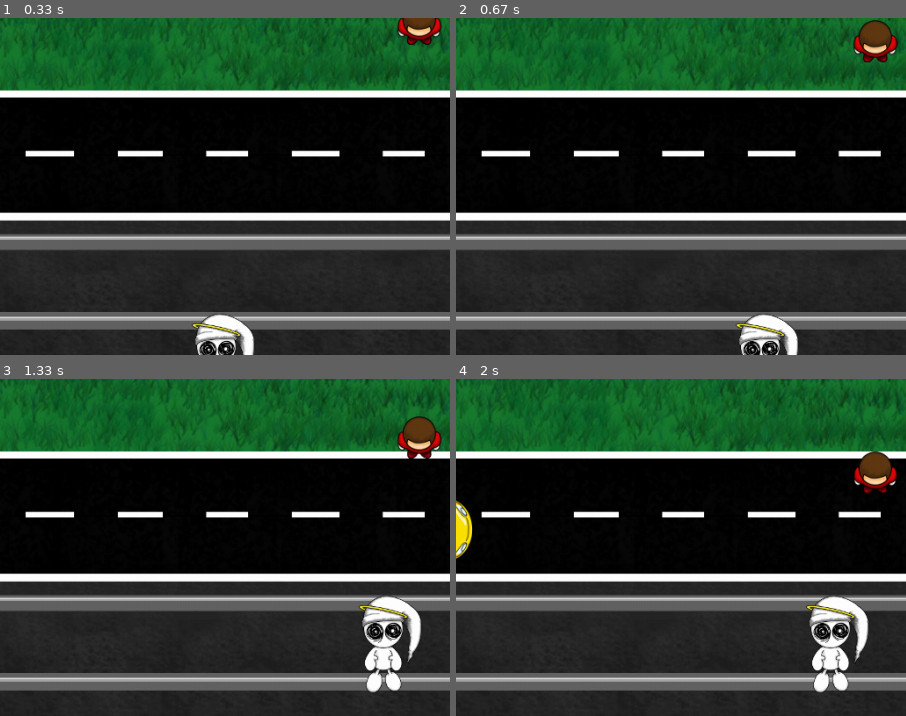
Above: before the commit, frames 1-4 (two rows, left to right).
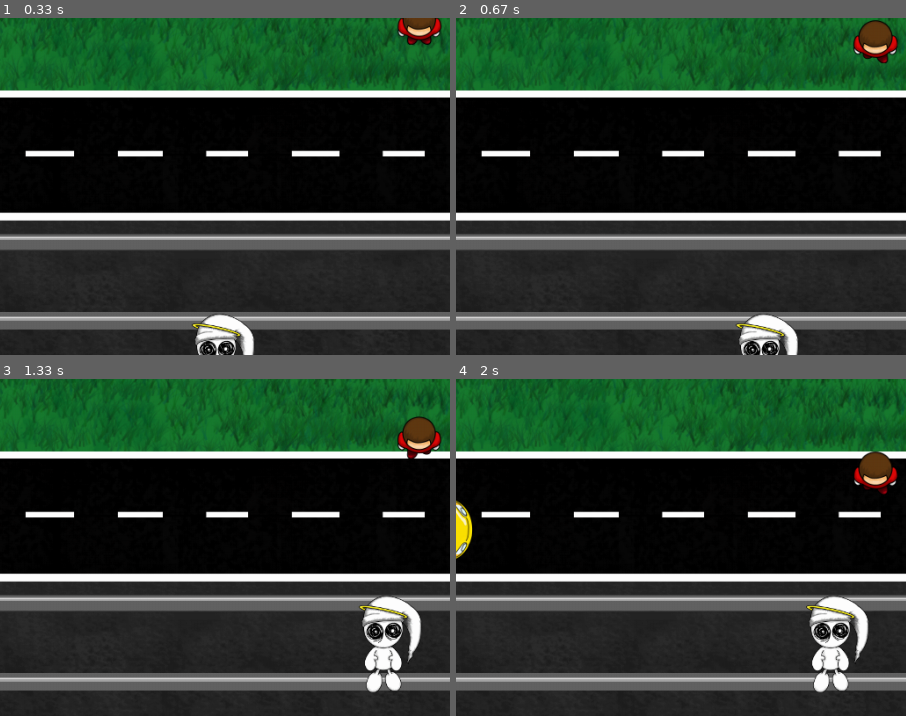
Above: after the commit, the same moments.

Repository: DanielKinsman/ghost-safety-squad-tigjamau
Game: pygame game, started from game.py
Two runs of this game, one before a commit and one after it. Both use one fixed random seed, a clock stepped at 60 frames per second and the inputs below. The source is Python 2; it was converted automatically to run under Python 3.
Inputs:
- Up to frame 1 (0.33 s): no input
- Up to frame 2 (0.67 s): hold D from 0.33 s (still down)
- Up to frame 3 (1.33 s): release D at 0.8 s; hold W 0.83-1.13 s; hold D from 1.17 s (still down)
- Up to frame 4 (2 s): release D at 1.63 s; hold A from 1.67 s (still down)
The pictures show only the part of the screen within x 27-77%, y 2-52%; the shares and areas given below are measured in that part.

Frame 1 is identical in both runs. In frame 2, 0.1% of the frame differs, in the area x 88-99%, y 2-14%; in frame 3, 0.2%, in the area x 88-98%, y 15-24%; in frame 4, 0.1%.

Commit message:
Walking animation

Diff:
--- a/game.py
+++ b/game.py
@@ -63,9 +63,11 @@
         self.host = None
 
 class Person(pygame.sprite.DirtySprite):
-    def __init__(self, image, deadimage, deathsound):
+    def __init__(self, image, stepLeftImage, stepRightImage, deadimage, deathsound):
         super(Person, self).__init__()
         self.baseimage = pygame.image.load(image)
+        self.baseImageStepLeft = pygame.image.load(stepLeftImage)
+        self.baseImageStepRight = pygame.image.load(stepRightImage)
         self.image = None
         self.deadimage = pygame.image.load(deadimage)
         self.position = euclid.Vector2(0, 0)
@@ -75,6 +77,8 @@
         self.goal = None
         self.speed = 1
         self.currentDirection = euclid.Vector2(0, 1)
+        self.animationFrameCount = 0
+        self.currentBaseImage = self.baseimage
 
     def update(self):
         if (not self.dead) and (self.goal is not None):
@@ -88,7 +92,16 @@
             if self.currentDirection.x < 0:
                 angle = -angle
 
-            self.image = pygame.transform.rotate(self.baseimage, angle)
+            #frame = random.choice([self.baseimage, self.baseImageStepLeft, self.baseImageStepRight])
+            self.animationFrameCount += 1
+            if self.animationFrameCount % 30 == 0:
+                self.animationFrameCount = 0
+                if self.currentBaseImage is self.baseImageStepLeft:
+                    self.currentBaseImage = self.baseImageStepRight
+                else:
+                    self.currentBaseImage = self.baseImageStepLeft
+
+            self.image = pygame.transform.rotate(self.currentBaseImage, angle)
             self.rect.center = self.position
 
     def kill(self):
@@ -269,7 +282,7 @@
         x = random.randint(10, self.screen.get_width() - 10)
 
         #spawn person a x y
-        person = Person('images/person.png', 'images/deadperson.png', self.splat)
+        person = Person('images/person.png', 'images/personstepleft.png', 'images/personstepright.png', 'images/deadperson.png', self.splat)
         person.position = euclid.Vector2(x, y)
         person.goal = euclid.Vector2(x, goalY)
         self.people.append(person)
Binary file added: images/personstepleft.png
Binary file added: images/personstepright.png
